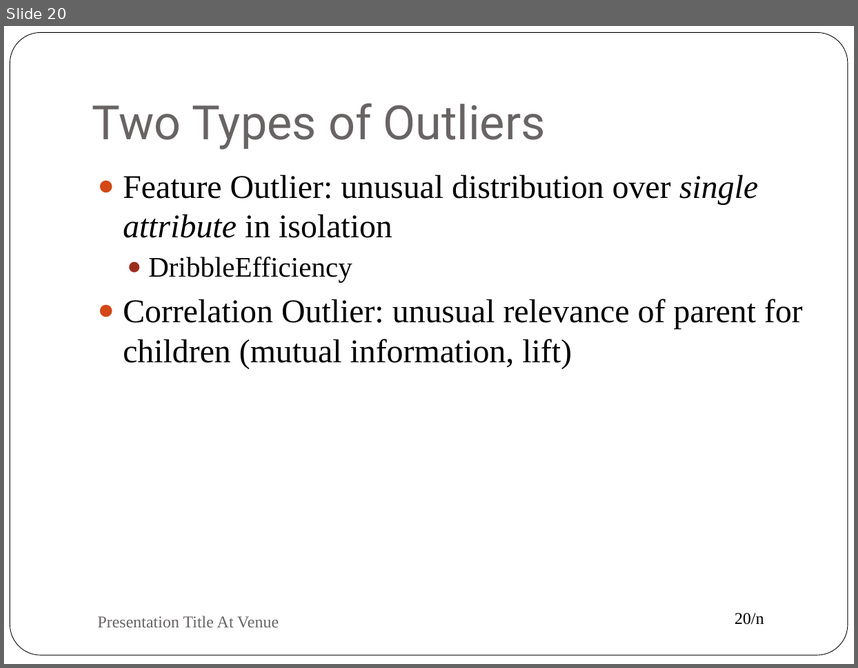
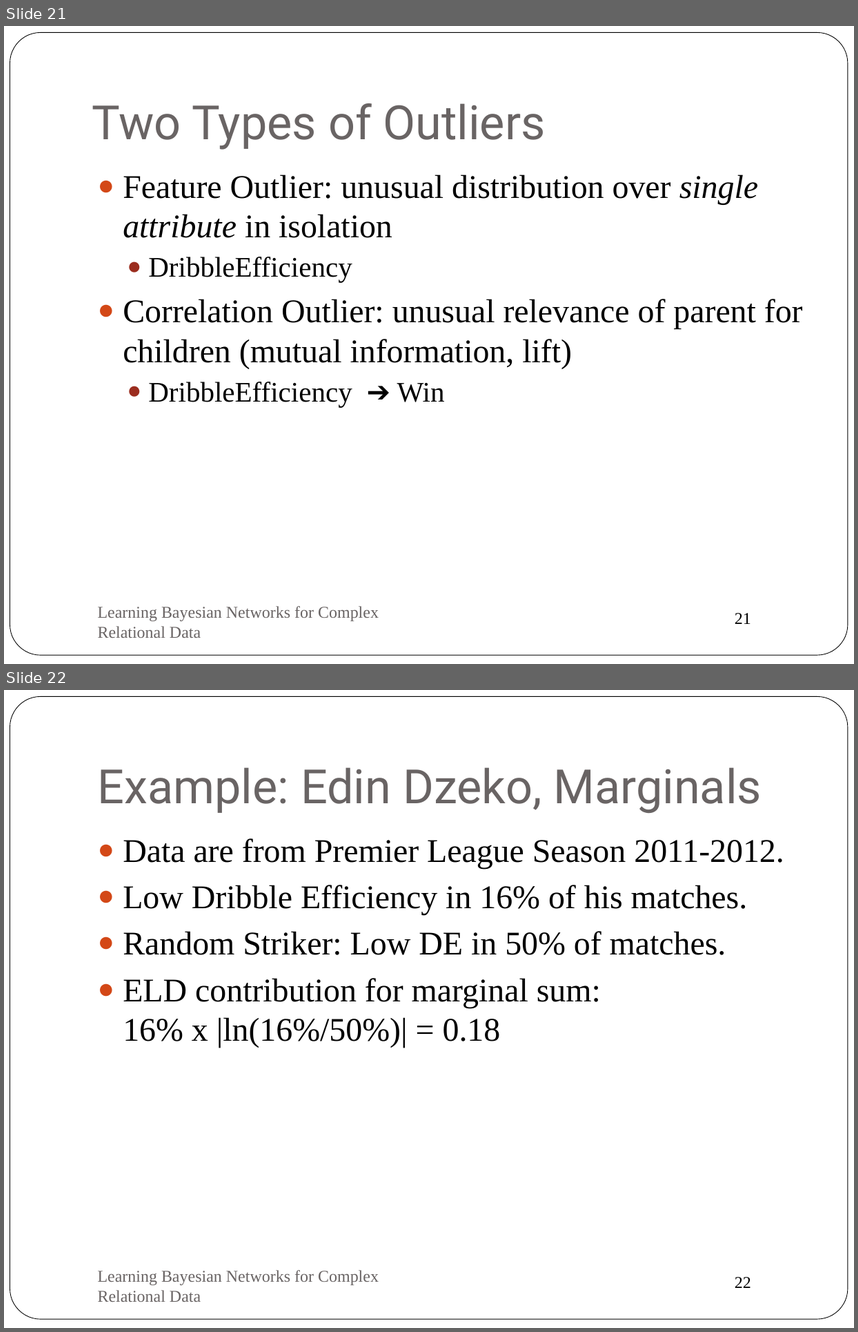
Before and after one commit to oschulte/srl-tutorial-slides, a slide deck: ch6-anomaly.pptx. Shown one above the other, each under a label of ours: slide 20 before the commit, slides 21 and 22 after it. The pictures are 858x668 and 858x1332 pixels, drawn with LibreOffice and Linux fonts; fonts in the diff are those of the drawing. Boxes give left, top, right and bottom in pixels: in the first picture for what was removed or moved away, otherwise in the second. Text is boxed around its words. In the diff, an @@ line names an element or a change of style, - is before the commit and + after.

```diff
--- a/ch6-anomaly.pptx
+++ b/ch6-anomaly.pptx
@@ slide 22 added at (x1=4, y1=690, x2=854, y2=1328), background #FFFFFF; not listed: 2 template elements that a slide beside it also shows @@
@@ title added at (x1=98, y1=767, x2=762, y2=813), 40 pt, text #696464 @@
+Example: Edin Dzeko, Marginals
@@ text added at (x1=123, y1=838, x2=784, y2=1047), 28 pt, text #000000 @@
+● Data are from Premier League Season 2011-2012.
+● Low Dribble Efficiency in 16% of his matches.
+● Random Striker: Low DE in 50% of matches.
+● ELD contribution for marginal sum:
+  16% x |ln(16%/50%)| = 0.18
@@ text added at (x1=98, y1=1270, x2=379, y2=1301), 14 pt, text #696464 @@
+Learning Bayesian Networks for Complex Relational Data
@@ what was slide 20 is now slide 21 @@
@@ slide 21 changed as well @@
@@ text at (x1=148, y1=381, x2=445, y2=407): paragraph added @@
+  ● DribbleEfficiency ➔ Win
@@ text at (x1=98, y1=606, x2=379, y2=637): text changed @@
-Presentation Title At Venue
+Learning Bayesian Networks for Complex Relational Data
@@ page number at (x1=735, y1=612, x2=751, y2=624): text changed @@
-20/n
+21
```
Also in this commit, not shown: 21 other slides changed, 1 other slide added, 2 slides removed.
